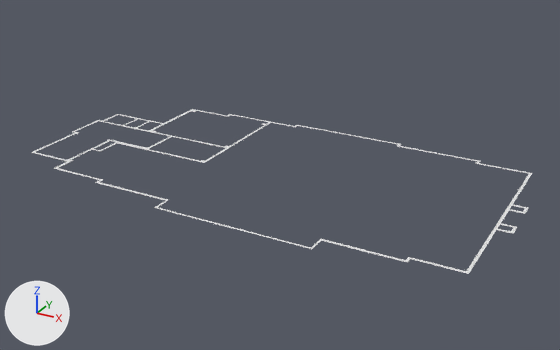
An edit to the Blender file Terraza/Terraza.blend, drawn before and after from the same camera.
The view is the same before and after, from a 50 mm camera at (24.9, -42.1, 21.7) aimed at (0.8, 1.6, -0.2). Every picture has the same lights, and +X, +Y and +Z are marked at lower left. Materials are left out; every surface is plain grey.

The scene before the commit, as lines of its bpy script (objects in view):
```python
me_plane = bpy.data.meshes.new('Plane')
me_plane.from_pydata(...)  # 927 vertices, 854 faces; spans x -190.0..276.0, y -1.0..239.0, z 0.0
ob_plane = bpy.data.objects.new('Plane', me_plane)
ob_plane.location = (-3.39, -7.01, 0.0)
ob_plane.scale = (0.075, 0.075, 1.0)
```
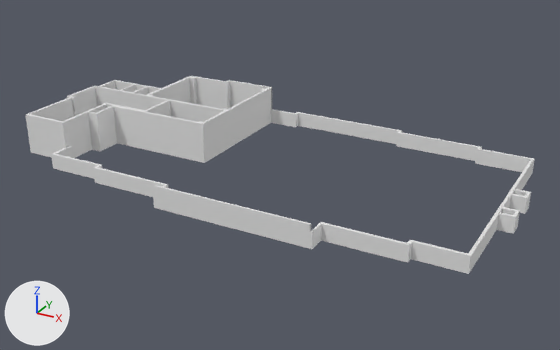
The change, as a list of edits to the scene's bpy script:
```text
Change me_plane:
    used by ob_plane; location = (-3.39, -7.01, 0.0); scale = (0.075, 0.075, 1.0)
    remove me_plane.from_pydata(...)  # 927 vertices, 854 faces; spans x -190.0..276.0, y -1.0..239.0, z 0.0
    add me_plane.from_pydata(...)  # 1369 vertices, 1279 faces; spans x -190.0..276.0, y -1.0..239.0, z 0.0..3.0
    me_plane part 1: 1 vertex removed from x -126.0, y 104.0, z 0.0; 443 vertices added at x -190.0..276.0, y -1.0..239.0, z 0.0..3.0
```

Boxes (x1, y1, x2, y2) around the edits, measured in the pictures (560 x 350 px):
'Plane', reshaped (20% taller): before (31, 109, 532, 274); after (26, 76, 534, 274)
part 1 of me_plane, built on: before (116, 141, 125, 145); after (26, 76, 534, 274)
